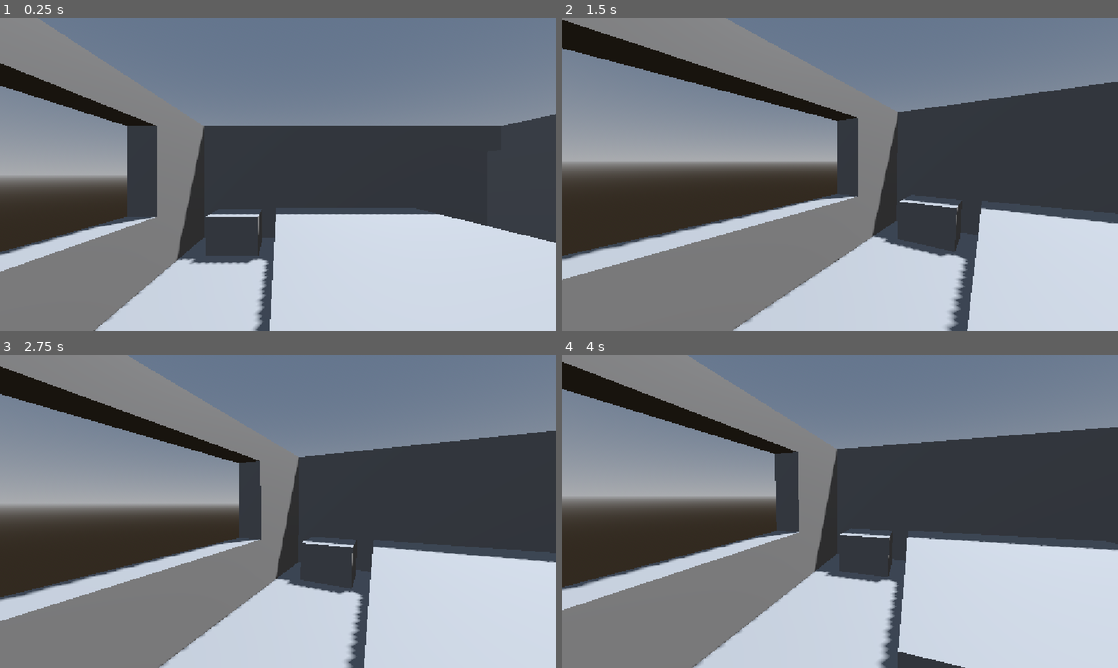
Above: before the commit, frames 1-4 (two rows, left to right).
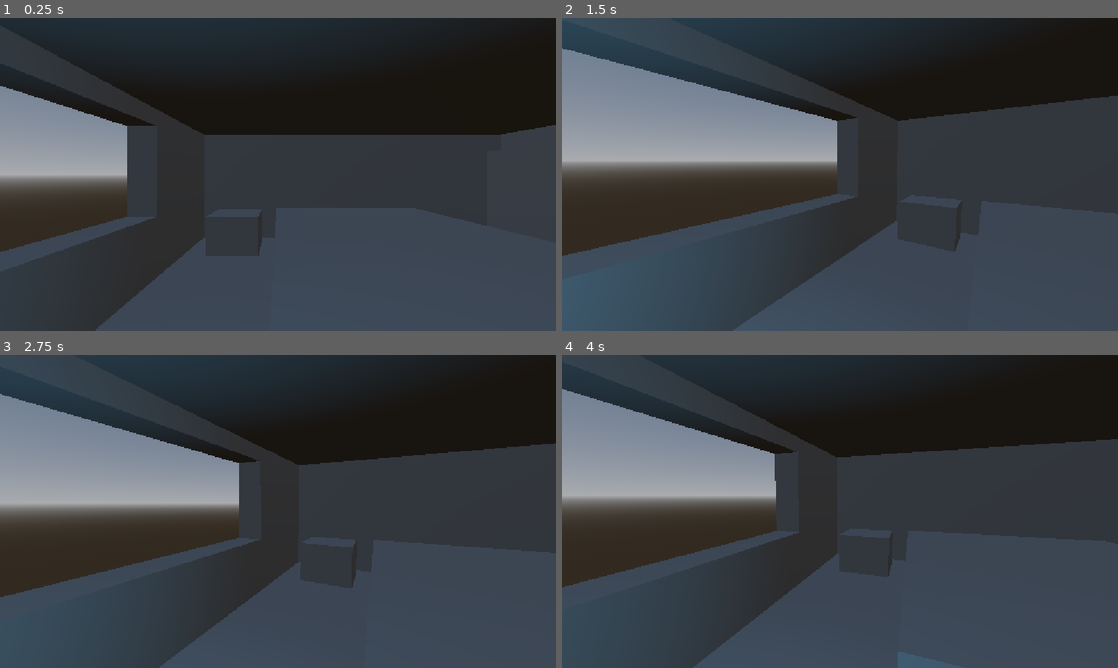
Above: after the commit, the same moments.

Repository: ridim334/sudoapters-1
Game: Godot game, scene res://main.tscn
The game is run twice, just before and just after one commit, with the same random seed, the same clock (stepped at 60 frames per second) and the same inputs.
Inputs (mouse positions are in pixels of both pictures, inside the frame that each line leads up to):
- Up to frame 1 (0.25 s): no input
- Up to frame 2 (1.5 s): tap Enter (ui_accept) at 0.5, 0.77, 1.25 s; move the mouse to (962, 158) at 0.52 s; hold Right (ui_right) 0.53-1.28 s; click (962, 158) at 0.67 s; move the mouse to (812, 174) at 1.27 s; hold Up (ui_up) from 1.28 s (still down)
- Up to frame 3 (2.75 s): keep holding Up (ui_up); tap Enter (ui_accept) at 1.52, 2 s; move the mouse to (289, 505) at 2.02 s
- Up to frame 4 (4 s): keep holding Up (ui_up); tap Enter (ui_accept) at 2.75, 3.02, 3.5, 3.77 s; move the mouse to (834, 517) at 2.77 s; click (834, 517) at 2.92 s; move the mouse to (878, 514) at 3.52 s

The runs differ from the first frame. In frame 1, 67% of the frame differs, in the area x 0-100%, y 0-100%; in frame 2, 60%; in frame 3, 62%; in frame 4, 63%.

Commit message:
Changed the lantern's material and added a Omni Light

Diff:
--- a/new-game-project/lantern/lantern.tscn
+++ b/new-game-project/lantern/lantern.tscn
@@ -15,7 +15,7 @@
 roughness = 0.61
 emission_enabled = true
 emission = Color(0.17617968, 0.38555044, 0.5178537, 1)
-emission_energy_multiplier = 2.0
+emission_energy_multiplier = 4.33
 refraction_enabled = true
 
 [sub_resource type="StandardMaterial3D" id="StandardMaterial3D_pf3y8"]
@@ -44,6 +44,12 @@
 [node name="mMainBody" parent="." index="1" unique_id=2125223717]
 transform = Transform3D(41.320225, 0, 0, 0, 2.619809, 0, 0, 0, 41.320225, -0.19677372, 0.33005, 0.018225161)
 material_override = SubResource("StandardMaterial3D_6dlqo")
+
+[node name="OmniLight3D" type="OmniLight3D" parent="mMainBody" index="0" unique_id=1603573792]
+light_color = Color(0.3686661, 0.66794866, 0.84235984, 1)
+light_energy = 2.351
+light_indirect_energy = 3.286
+light_size = 0.097
 
 [node name="mTopMesh" parent="." index="2" unique_id=1360758876]
 transform = Transform3D(56.550224, 0, 0, 0, -2.658465, -6.925176e-15, 0, 3.255573e-16, -56.550224, -0.19677372, 0.4881186, 0.018225161)
--- a/new-game-project/main.tscn
+++ b/new-game-project/main.tscn
@@ -20,6 +20,11 @@
 use_collision = true
 
 [node name="CSGBox3D" type="CSGBox3D" parent="CSGCombiner3D" unique_id=1833723648]
+use_collision = true
+size = Vector3(9, 0.25, 9)
+
+[node name="CSGBox3D12" type="CSGBox3D" parent="CSGCombiner3D" unique_id=1931524731]
+transform = Transform3D(1, 0, 0, 0, 1, 0, 0, 0, 1, 0, 3.0226893, 0)
 use_collision = true
 size = Vector3(9, 0.25, 9)
 
